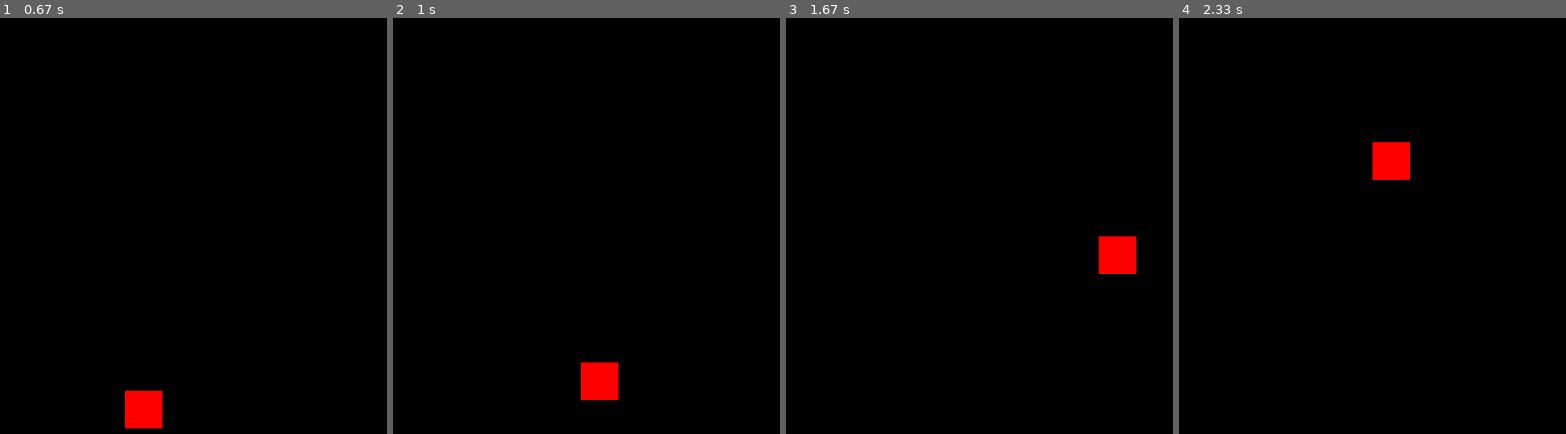
Above: before the commit, frames 1-4 (left to right).
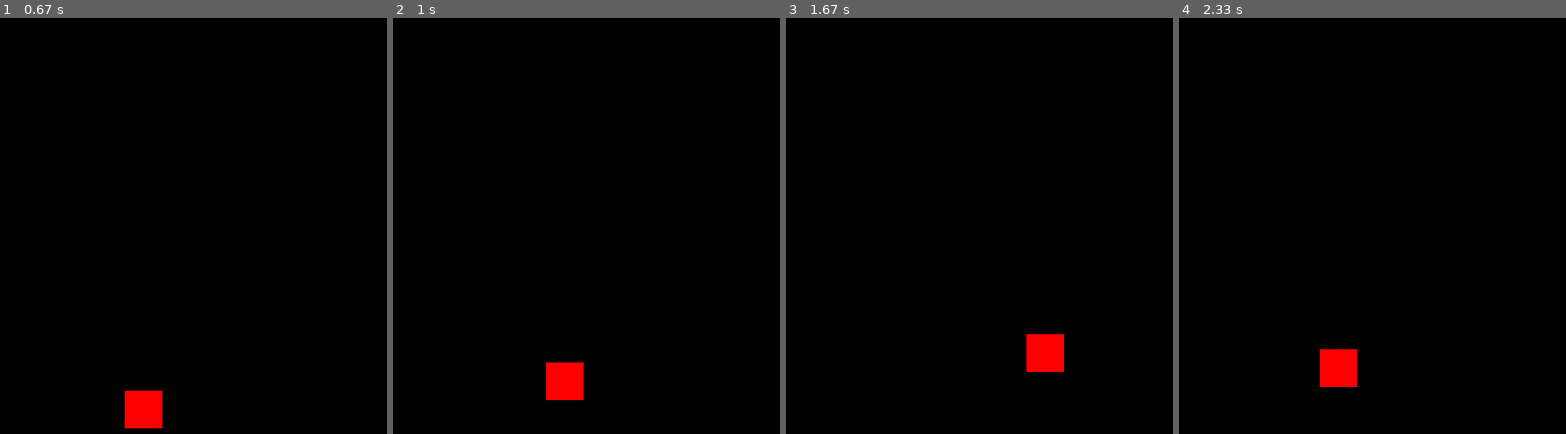
Above: after the commit, the same moments.

Repository: Equipe-Rocket-ES2024/PSA
Game: pygame game, started from main.py
The game is run twice, just before and just after one commit, with the same random seed, the same clock (stepped at 60 frames per second) and the same inputs.
Inputs:
- Up to frame 1 (0.67 s): hold Right from 0.33 s (still down)
- Up to frame 2 (1 s): release Right at 0.8 s; hold Up from 0.83 s (still down)
- Up to frame 3 (1.67 s): release Up at 1.13 s; hold Right 1.17-1.63 s
- Up to frame 4 (2.33 s): hold Left 1.67-2.2 s; hold Down from 2.23 s (still down)

Frame 1 is identical in both runs. In frame 2, 1.6% of the frame differs, in the area x 39-59%, y 82-92%; in frame 3, 1.8%, in the area x 62-91%, y 52-86%; in frame 4, 1.8%.

Commit message:
Motimentação

Diff:
--- a/src/entities/spaceship/spaceship.py
+++ b/src/entities/spaceship/spaceship.py
@@ -3,6 +3,7 @@
 from src.library.pygame.pygame import PygameEngine
 from src.library.vector.vector import Vector
 from src.library.pygame.keys import Keys
+import pygame
 
 
 class Spaceship(Object):
@@ -16,17 +17,21 @@
         self.pixel_to_meters = 20
         self.spaceship_speed_default = 10
 
-    def move_spaceship(self) -> None:
-        keys = self.pygame_engine.get_key_pressed()
-        if keys[Keys.K_RIGHT.value]:
-            self._speed.x = self.spaceship_speed_default
-        elif keys[Keys.K_LEFT.value]:
-            self._speed.x = -self.spaceship_speed_default
-
-        if keys[Keys.K_DOWN.value]:
-            self._speed.y = self.spaceship_speed_default
-        elif keys[Keys.K_UP.value]:
-            self._speed.y = -self.spaceship_speed_default
+    def move_spaceship(self, event: pygame.event.EventType) -> None:
+        if event.type == pygame.KEYDOWN:
+            if event.key == pygame.K_RIGHT:
+                self._speed.x = self.spaceship_speed_default
+            elif event.key == pygame.K_LEFT:
+                self._speed.x = -self.spaceship_speed_default
+            elif event.key == pygame.K_DOWN:
+                self._speed.y = self.spaceship_speed_default
+            elif event.key == pygame.K_UP:
+                self._speed.y = -self.spaceship_speed_default
+        elif event.type == pygame.KEYUP:
+            if event.key in [pygame.K_RIGHT, pygame.K_LEFT]:
+                self._speed.x = 0
+            elif event.key in [pygame.K_DOWN, pygame.K_UP]:
+                self._speed.y = 0
 
     def draw_spaceship(self) -> None:
         self.pygame_engine.draw_rect(
--- a/src/game/game.py
+++ b/src/game/game.py
@@ -31,6 +31,9 @@
                     self.pygame_engine.display_quit()
                     break
 
+                elif event.type in [pygame.KEYDOWN, pygame.KEYUP]:
+                    self.spaceship.move_spaceship(event)
+
                 elif event.type == Keys.KEYDOWN.value:
                     if event.key == Keys.K_ESCAPE.value:
                         self.running = False
@@ -44,8 +47,6 @@
             self.delta_time = (self.clock.tick(60) / 1000)
 
             self.physics_proccess(self.delta_time)
-
-            self.spaceship.move_spaceship()
 
             self.screen.fill(self.game_config_constants.GAME_BACKGROUND_COLOR)
 
